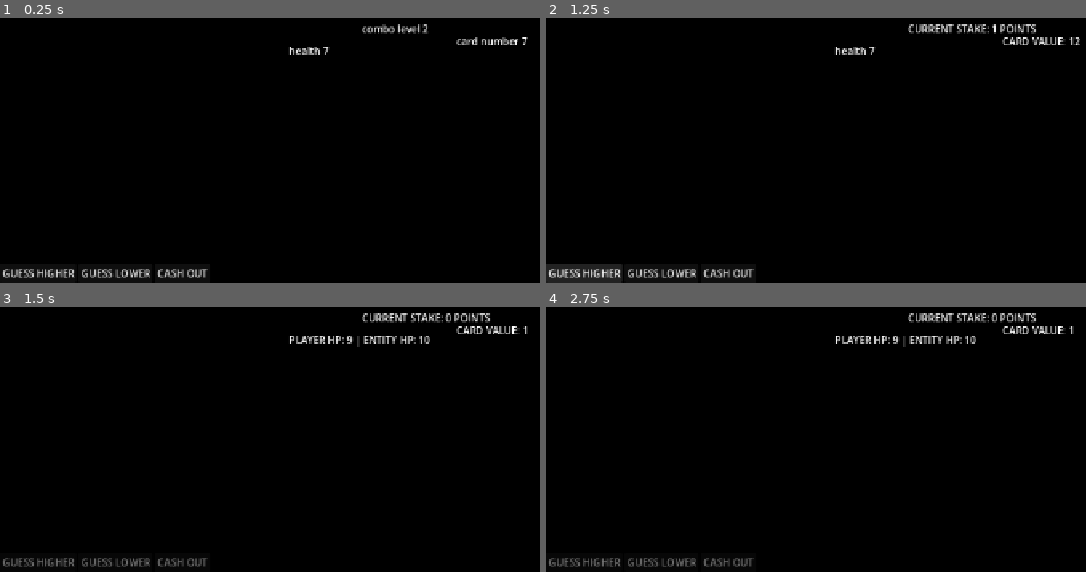
Above: before the commit, frames 1-4 (two rows, left to right).
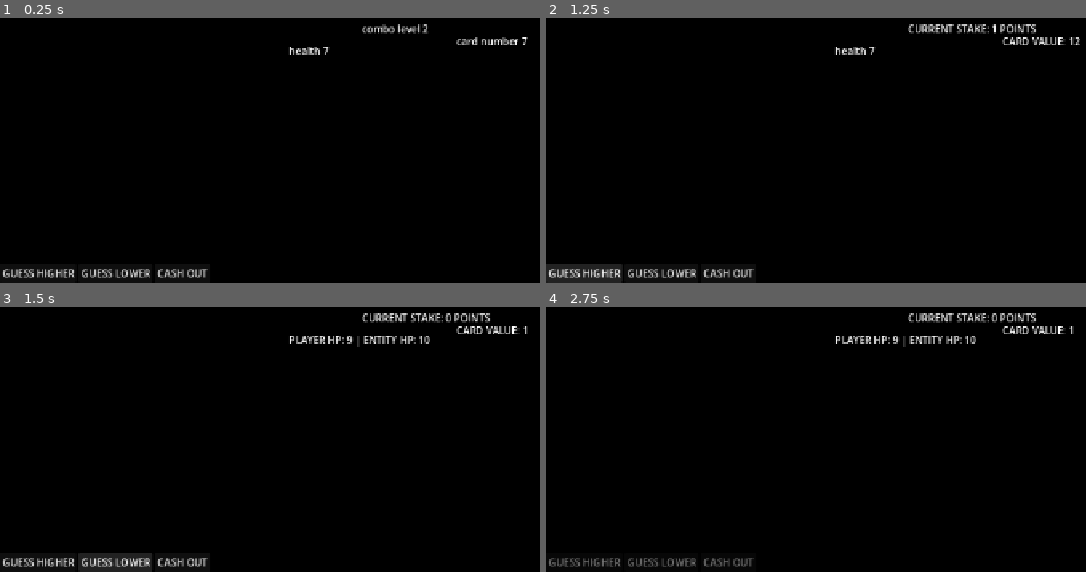
Above: after the commit, the same moments.

Repository: wadahac/HighLowPrototype
Game: Godot game, scene res://scenes/main.tscn
Two runs of this game, one before a commit and one after it. Both use one fixed random seed, a clock stepped at 60 frames per second and the inputs below.
Inputs (mouse positions are in pixels of both pictures, inside the frame that each line leads up to):
- Up to frame 1 (0.25 s): no input
- Up to frame 2 (1.25 s): click "GUESS HIGHER" at 0.5 s
- Up to frame 3 (1.5 s): click "GUESS LOWER" at 1.25 s
- Up to frame 4 (2.75 s): click (729, 561) at 2 s, where only the run after the commit has a clickable "CASH OUT"

Frames 1-2 are identical in both runs. In frame 3, 1.4% of the frame differs, in the area x 0-39%, y 92-100%; in frame 4, nothing differs.
Error in both runs: Invalid access to property or key 'pressed' on a base object of type 'null instance'. (res://src/HighLowGameManager.gd:40)

Commit message:
fix: adjust AI behavior, clamp health values, and add turn delays
Co-authored-by: aider (gemini/gemini-3.5-flash) <aider@aider.chat>

Diff:
--- a/high-low-prototype/src/EnemyAI.gd
+++ b/high-low-prototype/src/EnemyAI.gd
@@ -56,9 +56,9 @@
 			optimal_choice = "lower"
 			worse_choice = "higher"
 
-	# Determine final choice with a 20% mistake chance
+	# Determine final choice with a 35% mistake chance
 	var choice: String = optimal_choice
-	if randf() < 0.2:
+	if randf() < 0.35:
 		choice = worse_choice
 
 	decision_made.emit(choice)
--- a/high-low-prototype/src/HighLowGameManager.gd
+++ b/high-low-prototype/src/HighLowGameManager.gd
@@ -113,11 +113,8 @@
 
 	# If the game is still going and it remains the enemy's turn (they didn't bust)
 	if not is_player_turn and player_current_health > 0 and enemy_current_health > 0:
-		# AI decides to cash out if combo is high enough, otherwise continues guessing
-		if current_combo_damage >= 2:
-			cash_out()
-		else:
-			enemy_ai.take_turn(current_base_value)
+		# AI continues guessing based on its card-counting logic
+		enemy_ai.take_turn(current_base_value)
 
 # 6. Process guess logic
 func process_guess(is_higher: bool) -> void:
@@ -144,9 +141,9 @@
 		# BUST: deduct current_combo_damage from active player's health (minimum 1 damage if combo is 0)
 		var damage: int = max(1, current_combo_damage)
 		if is_player_turn:
-			player_current_health -= damage
+			player_current_health = max(0, player_current_health - damage)
 		else:
-			enemy_current_health -= damage
+			enemy_current_health = max(0, enemy_current_health - damage)
 		current_combo_damage = 0
 
 		# Generate and store a new random card value after damage is resolved
@@ -157,15 +154,16 @@
 		_update_base_card_ui()
 
 		if not check_game_state():
+			await get_tree().create_timer(1.2).timeout
 			switch_turn()
 
 # 7. Cash out logic
 func cash_out() -> void:
 	if current_combo_damage > 0:
 		if is_player_turn:
-			enemy_current_health -= current_combo_damage
+			enemy_current_health = max(0, enemy_current_health - current_combo_damage)
 		else:
-			player_current_health -= current_combo_damage
+			player_current_health = max(0, player_current_health - current_combo_damage)
 		current_combo_damage = 0
 
 		# Generate and store a new random card value after damage is resolved
@@ -178,6 +176,7 @@
 		_update_base_card_ui()
 
 		if not check_game_state():
+			await get_tree().create_timer(1.2).timeout
 			switch_turn()
 
 func switch_turn() -> void:
